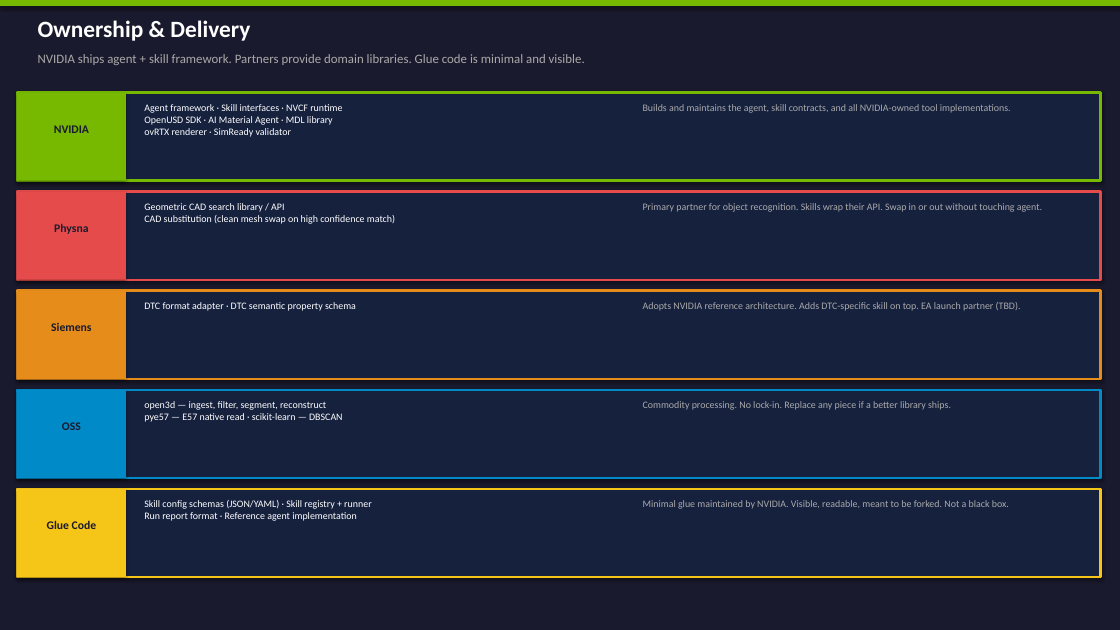
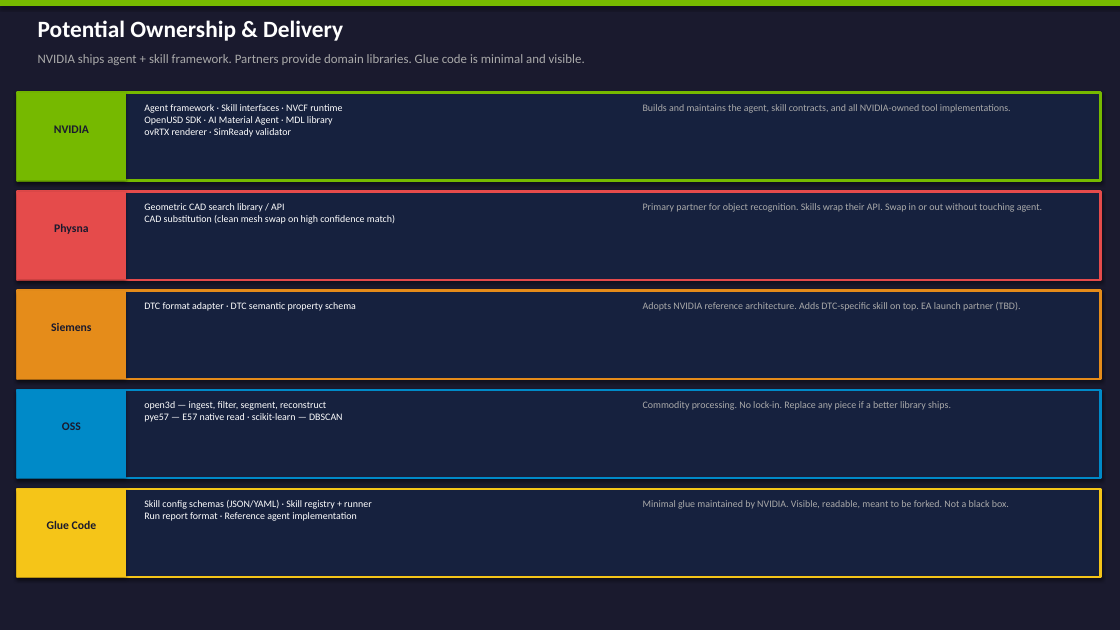
Before and after one commit to Mpgeyer/Agent-ready-dashboard, a slide deck: slide 6 of scan2twin-architecture-v3.pptx. Drawn at 1120x630 pixels with LibreOffice and Linux fonts; fonts in the diff are those of the drawing. Boxes give left, top, right and bottom in pixels: in the first picture for what was removed or moved away, otherwise in the second. Text is boxed around its words. In the diff, an @@ line names an element or a change of style, - is before the commit and + after.

Commit message:
v3 apply Mike edits: layout, legends, full-height cols, Potential Ownership title, Q colors

```diff
--- a/scan2twin-architecture-v3.pptx
+++ b/scan2twin-architecture-v3.pptx
@@ text at [38,20,343,41]: text changed @@
-Ownership & Delivery
+Potential Ownership & Delivery
```
Also in this commit, not shown: 4 other slides changed.
